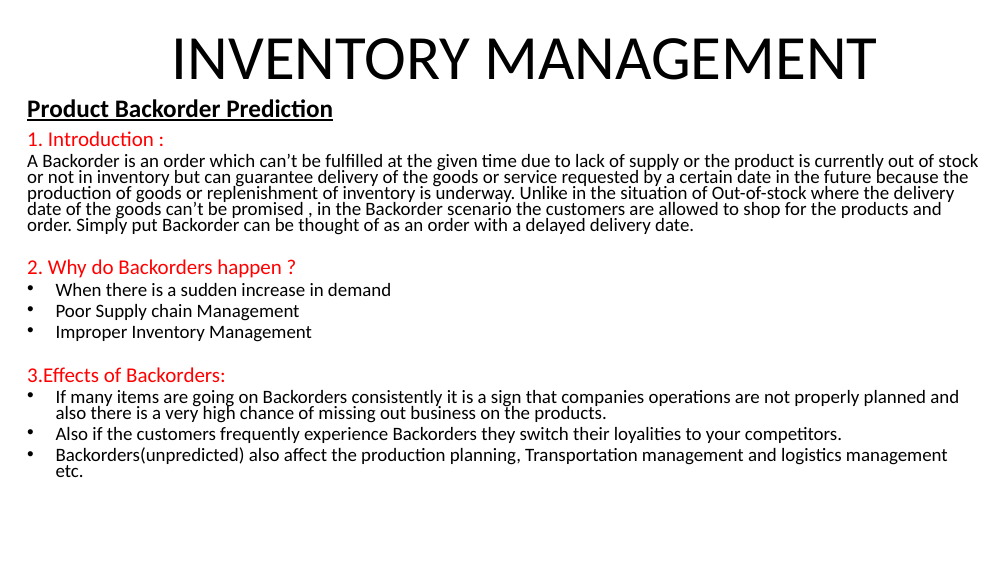
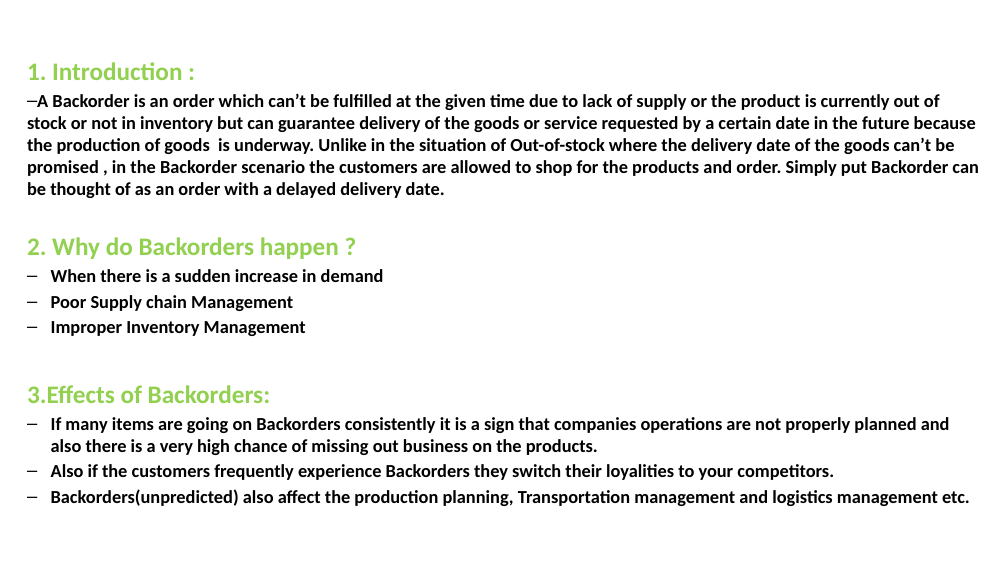
Before and after one commit to Souvik-karmakar/Inventory-Management-Project, a slide deck: slide 2 of INVENTORY MANAGEMENTppt.pptx (slide 1 before the commit). Drawn at 1008x567 pixels with LibreOffice and Linux fonts; fonts in the diff are those of the drawing; background and template pictures are left out. Boxes give left, top, right and bottom in pixels: in the first picture for what was removed or moved away, otherwise in the second. Text is boxed around its words. In the diff, an @@ line names an element or a change of style, - is before the commit and + after.

```diff
--- a/INVENTORY MANAGEMENTppt.pptx
+++ b/INVENTORY MANAGEMENTppt.pptx
@@ subtitle "1. Introduction :": place and size @@
-subtitle "1. Introduction :" at (27, 99, 978, 477)
+subtitle "1. Introduction :" at (27, 62, 978, 506)
@@ title removed at (172, 38, 877, 80) @@
-INVENTORY MANAGEMENT
@@ subtitle at (27, 62, 970, 506): size 20 to 24 pt, text colour #FF0000 to #92D050 in "1. Introduction :", "2. Why do Backorders happen ?", "3.Effects of Backorders:"; bold on in "1. Introduction :", "2. Why do Backorders happen ?", "When there is a sudden increase in ...", "Poor Supply chain Management" and 5 more places; size 18 to 17.5 pt in "When there is a sudden increase in ...", "Poor Supply chain Management", "Improper Inventory Management", "If many items are going on Backorders ..." and 2 more places; line spacing 0.7 to 1; less space between paragraphs; bullet • to –; indent changed @@
@@ subtitle at (27, 99, 333, 121): paragraph removed @@
-Product Backorder Prediction
@@ subtitle at (27, 93, 978, 198): text changed; size 18 to 17.5 pt; bold on @@
-  A Backorder is an order which can’t be fulfilled at the given time due to lack of supply or the product is currently out of stock or not in inventory but can guarantee delivery of the goods or service requested by a certain date in the future because the production of goods or replenishment of inventory is underway. Unlike in the situation of Out-of-stock where the delivery date of the goods can’t be promised , in the Backorder scenario the customers are allowed to shop for the products and order. Simply put Backorder can be thought of as an order with a delayed delivery date.
+  – A Backorder is an order which can’t be fulfilled at the given time due to lack of supply or the product is currently out of stock or not in inventory but can guarantee delivery of the goods or service requested by a certain date in the future because the production of goods is underway. Unlike in the situation of Out-of-stock where the delivery date of the goods can’t be promised , in the Backorder scenario the customers are allowed to shop for the products and order. Simply put Backorder can be thought of as an order with a delayed delivery date.
```
Also in this commit, not shown: 4 other slides changed, 10 slides added.
